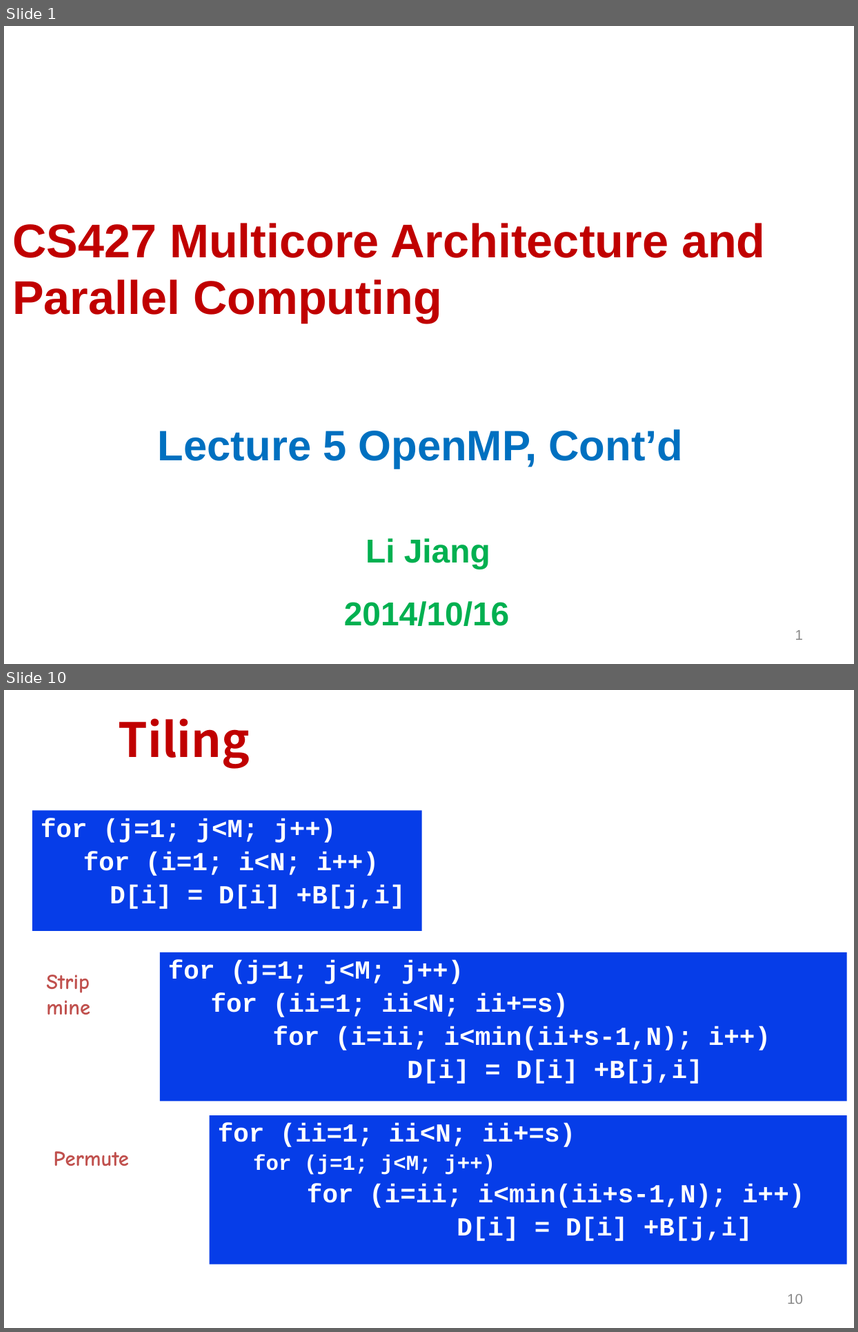
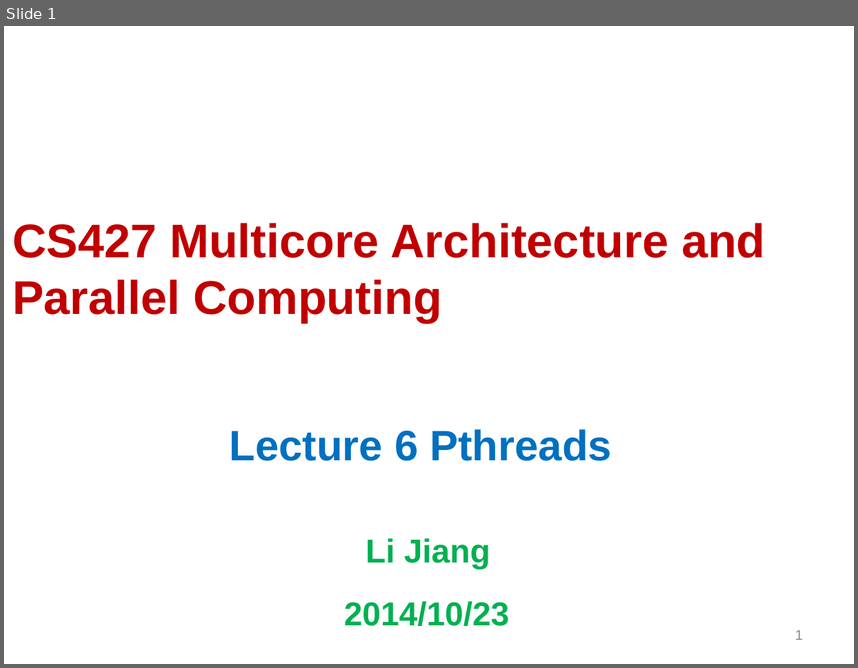
Before and after one commit to Tevic/CS427, a slide deck: files/Lecture05.pptx. Shown one above the other, each under a label of ours: slides 1 and 10 before the commit, slide 1 after it; the slides between them are not shown. The pictures are 858x1332 and 858x668 pixels, drawn with LibreOffice and Linux fonts; fonts in the diff are those of the drawing; background and template pictures are left out. Boxes give left, top, right and bottom in pixels: in the first picture for what was removed or moved away, otherwise in the second. Text is boxed around its words. In the diff, an @@ line names an element or a change of style, - is before the commit and + after.

```diff
--- a/files/Lecture05.pptx
+++ b/files/Lecture05.pptx
@@ slide 10 removed at (4,690,854,1328), background #FFFFFF @@
@@ title removed at (119,718,250,769) @@
-Tiling
@@ rectangle removed at (32,811,421,931) @@
-for (j=1; j<M; j++)
-  for (i=1; i<N; i++)
-  D[i] = D[i] +B[j,i]
@@ rectangle removed at (159,952,846,1101) @@
-for (j=1; j<M; j++)
-  for (ii=1; ii<N; ii+=s)
-  for (i=ii; i<min(ii+s-1,N); i++)
-  D[i] = D[i] +B[j,i]
@@ text removed at (46,974,90,1014) @@
-Strip
-mine
@@ rectangle removed at (210,1115,847,1264) @@
-for (ii=1; ii<N; ii+=s)
-for (j=1; j<M; j++)
-  for (i=ii; i<min(ii+s-1,N); i++)
-  D[i] = D[i] +B[j,i]
@@ text removed at (54,1151,129,1165) @@
-Permute
@@ page number removed at (787,1294,803,1303) @@
-10
@@ slide 1 changed as well @@
@@ subtitle at (230,429,611,461): text changed @@
-Lecture 5 OpenMP, Cont’d
+Lecture 6 Pthreads
@@ subtitle at (344,601,510,626): text changed @@
-2014/10/16
+2014/10/23
```
Also in this commit, not shown: 1 other slide changed, 49 slides added, 42 other slides removed, 15 other files.
